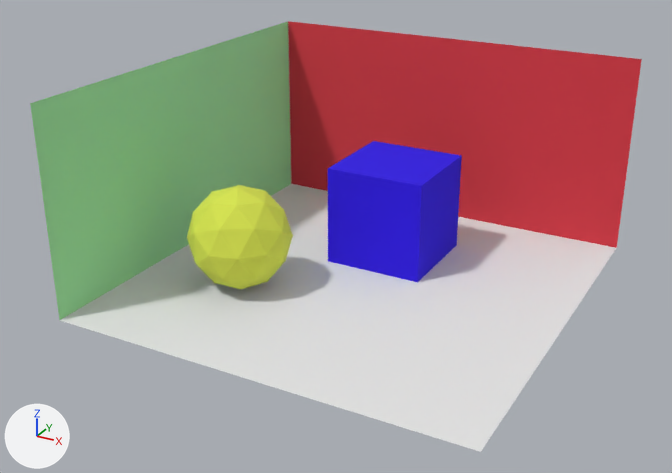
Two versions of the glTF model src/assets/models/scene.gltf, one commit apart.
The view is the same before and after, from a 50 mm camera at (1.86, -3.63, 1.52) aimed at (-0.06, -0.14, -0.22). Every picture has the same lights, and +X, +Y and +Z are marked at lower left.

The first picture shows 'Cube.001', 'Floor', 'Icosphere', 'Wall-Back', 'Wall-Left'.
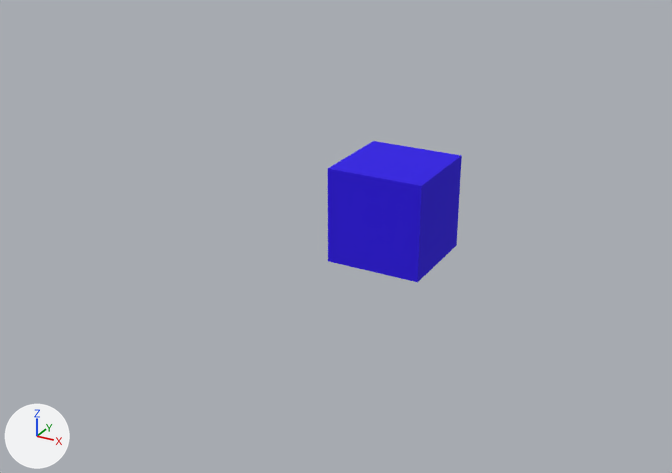
Changed parts and their boxes [x1, y1, x2, y2] in the pictures (672 x 473 px):
'Floor', deleted
    before: [60, 184, 616, 452]
'Wall-Back', deleted (red)
    before: [288, 21, 642, 248]
'Wall-Left', deleted (green)
    before: [30, 21, 291, 320]
'Icosphere', deleted (yellow)
    before: [187, 185, 293, 289]

The edits, one by one:
Object 'Floor' (ob_floor) is deleted.
Object 'Wall-Left' (ob_wall_left) is deleted.
Object 'Wall-Back' (ob_wall_back) is deleted.
Object 'Icosphere' (ob_icosphere) is deleted.
